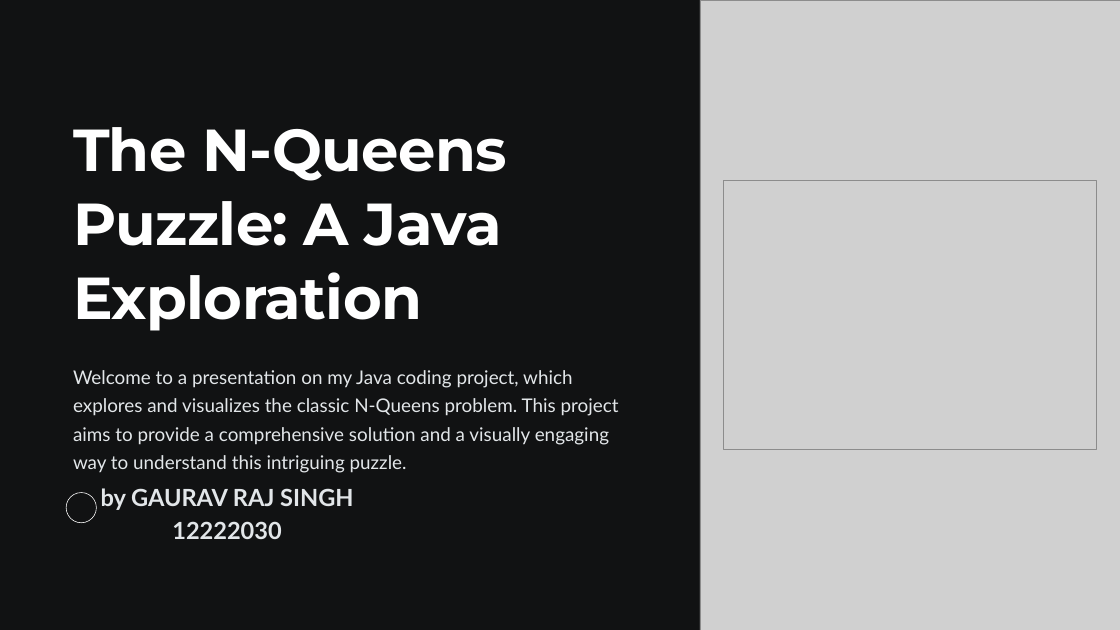
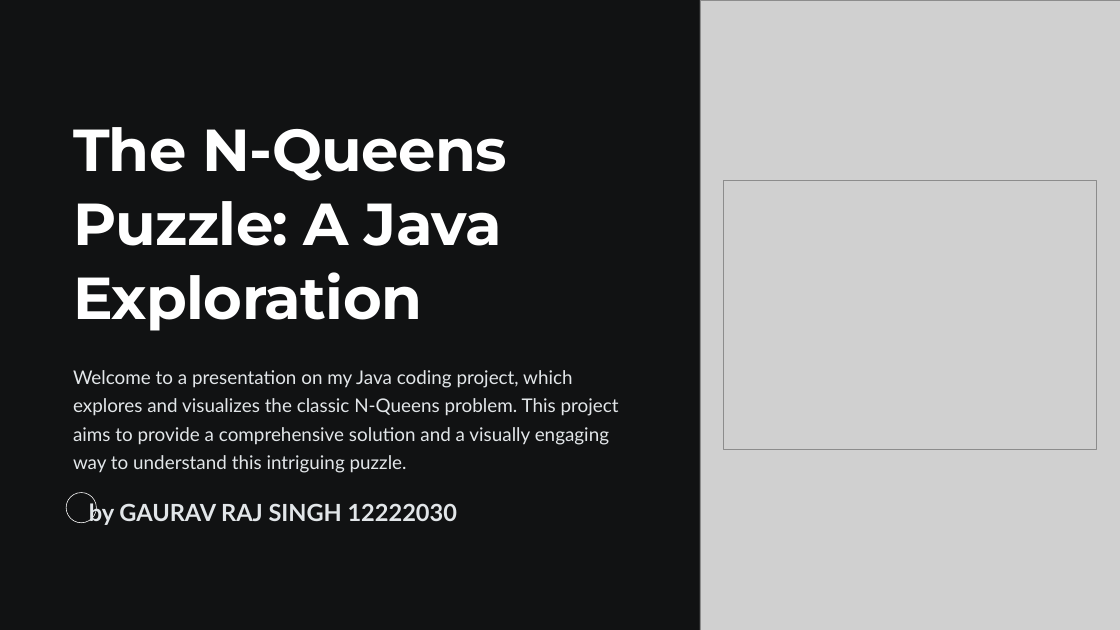
Before and after one commit to GRASiN1/PepProject, a slide deck: slide 1 of projectPPT.pptx. Drawn at 1120x630 pixels with LibreOffice and Linux fonts; fonts in the diff are those of the drawing; grey boxes stand for pictures. Boxes give left, top, right and bottom in pixels: in the first picture for what was removed or moved away, otherwise in the second. Text is boxed around its words. In the diff, an @@ line names an element or a change of style, - is before the commit and + after.

Commit message:
ppt me change

```diff
--- a/projectPPT.pptx
+++ b/projectPPT.pptx
@@ text at bbox=[89, 500, 457, 525]: text changed @@
-by GAURAV RAJ SINGH
-12222030
+by GAURAV RAJ SINGH 12222030
```
Also in this commit, not shown: 1 other file.
